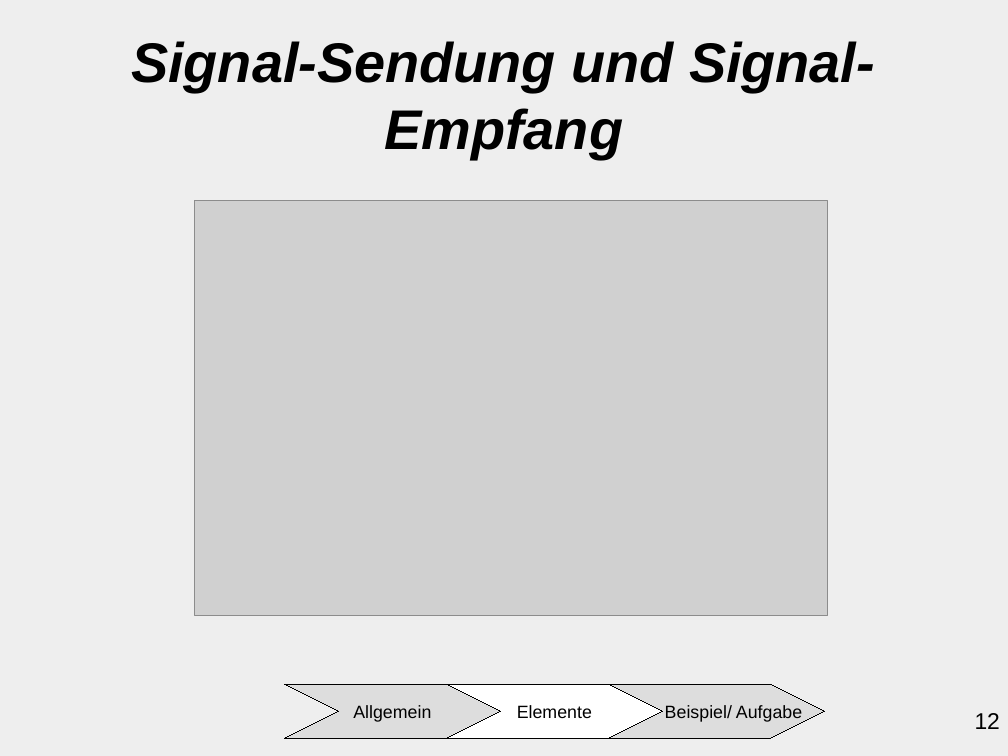
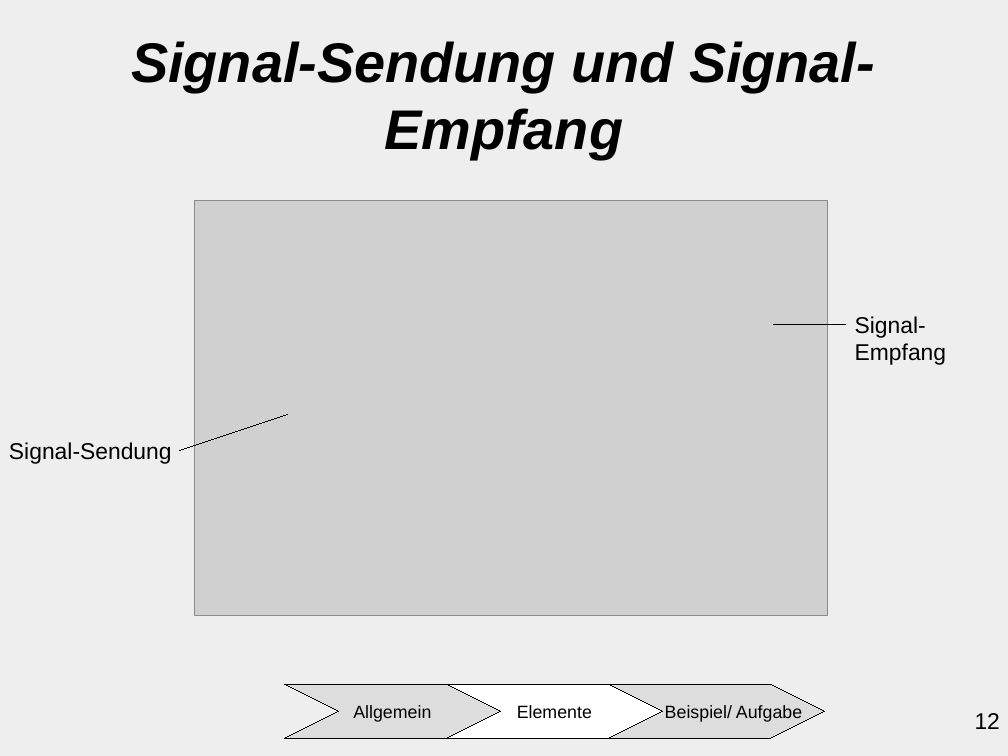
Before and after one commit to ChristianMarzianGithub/VortragAktivitaetsdiagramm, a slide deck: slide 12 of Präsentation Aktivitätsdiagramm/main/AktivitaetsdiagrammCM.odp. Drawn at 1008x756 pixels with LibreOffice and Linux fonts; fonts in the diff are those of the drawing; grey boxes stand for pictures. Boxes give left, top, right and bottom in pixels: in the first picture for what was removed or moved away, otherwise in the second. Text is boxed around its words. In the diff, an @@ line names an element or a change of style, - is before the commit and + after.

```diff
--- a/Präsentation Aktivitätsdiagramm/main/AktivitaetsdiagrammCM.odp
+++ b/Präsentation Aktivitätsdiagramm/main/AktivitaetsdiagrammCM.odp
@@ line added from (774, 324) to (846, 324), #000000 0 pt @@
@@ text added at [855,316,946,365], 18 pt, text #000000 @@
+Signal-Empfang
@@ line added from (180, 450) to (288, 414), #000000 0 pt @@
@@ text added at [9,442,172,464], 18 pt, text #000000 @@
+Signal-Sendung
```
Also in this commit, not shown: 16 other slides changed.
